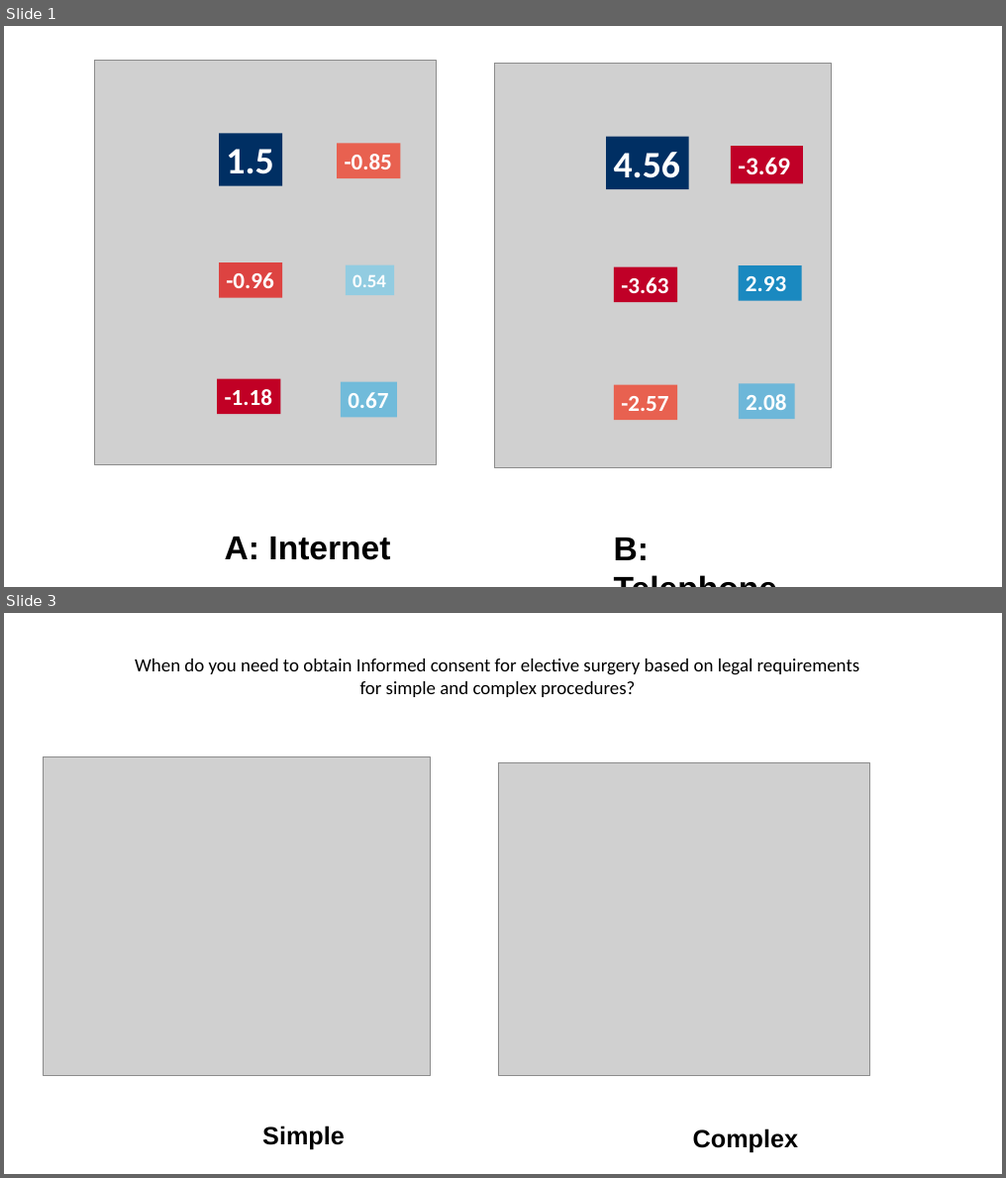
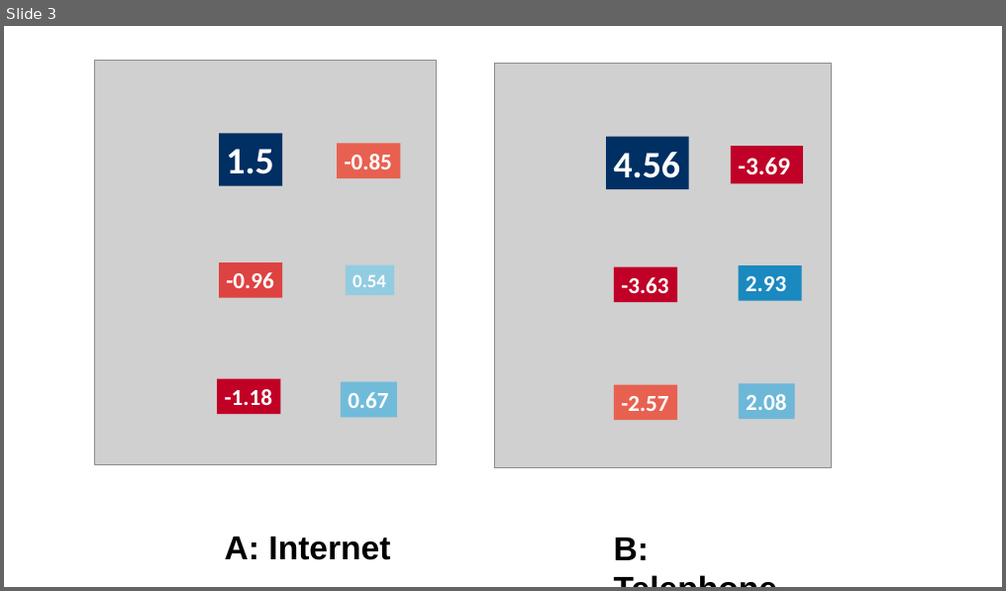
Before and after one commit to GrigorijSchleifer/EJA-ESAIC-survey, a slide deck: Plots.pptx. Shown one above the other, each under a label of ours: slides 1 and 3 before the commit, slide 3 after it; the slides between them are not shown. The pictures are 1006x1178 and 1006x591 pixels, drawn with LibreOffice and Linux fonts; fonts in the diff are those of the drawing; grey boxes stand for pictures. Boxes give left, top, right and bottom in pixels: in the first picture for what was removed or moved away, otherwise in the second. Text is boxed around its words. In the diff, an @@ line names an element or a change of style, - is before the commit and + after.

```diff
--- a/Plots.pptx
+++ b/Plots.pptx
@@ slide 3 removed at <box>4,613,1002,1174</box>, background #FFFFFF @@
@@ group removed at <box>43,659,870,1154</box>: 3 texts, 2 pictures @@
-When do you need to obtain Informed consent for elective surgery based on legal requirements for simple and complex procedures?
-Simple
-Complex
@@ what was slide 1 is now slide 3 @@
```
Also in this commit, not shown: 1 slide changed, 4 slides added, 1 other slide removed, 3 other files.
